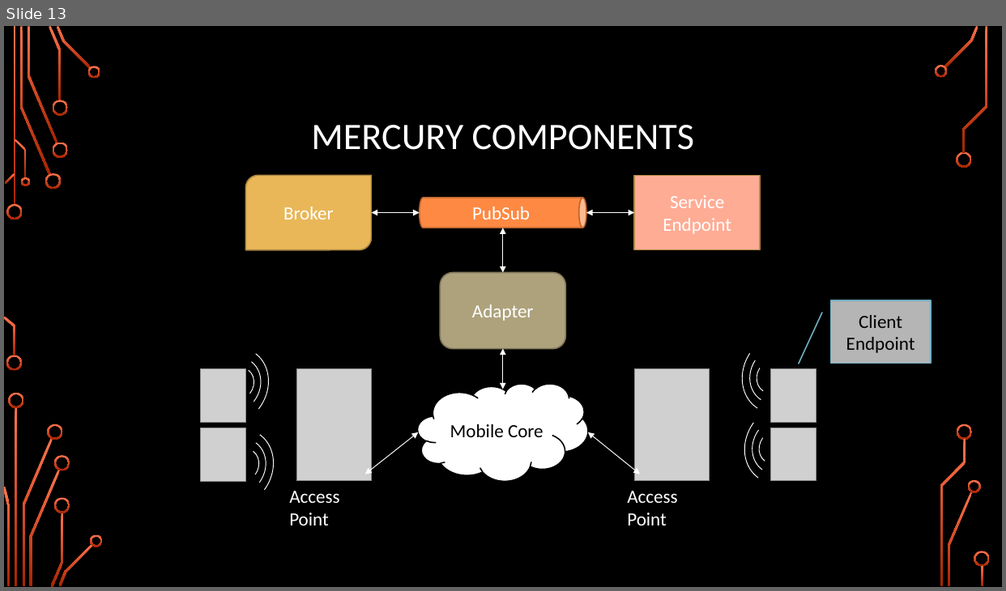
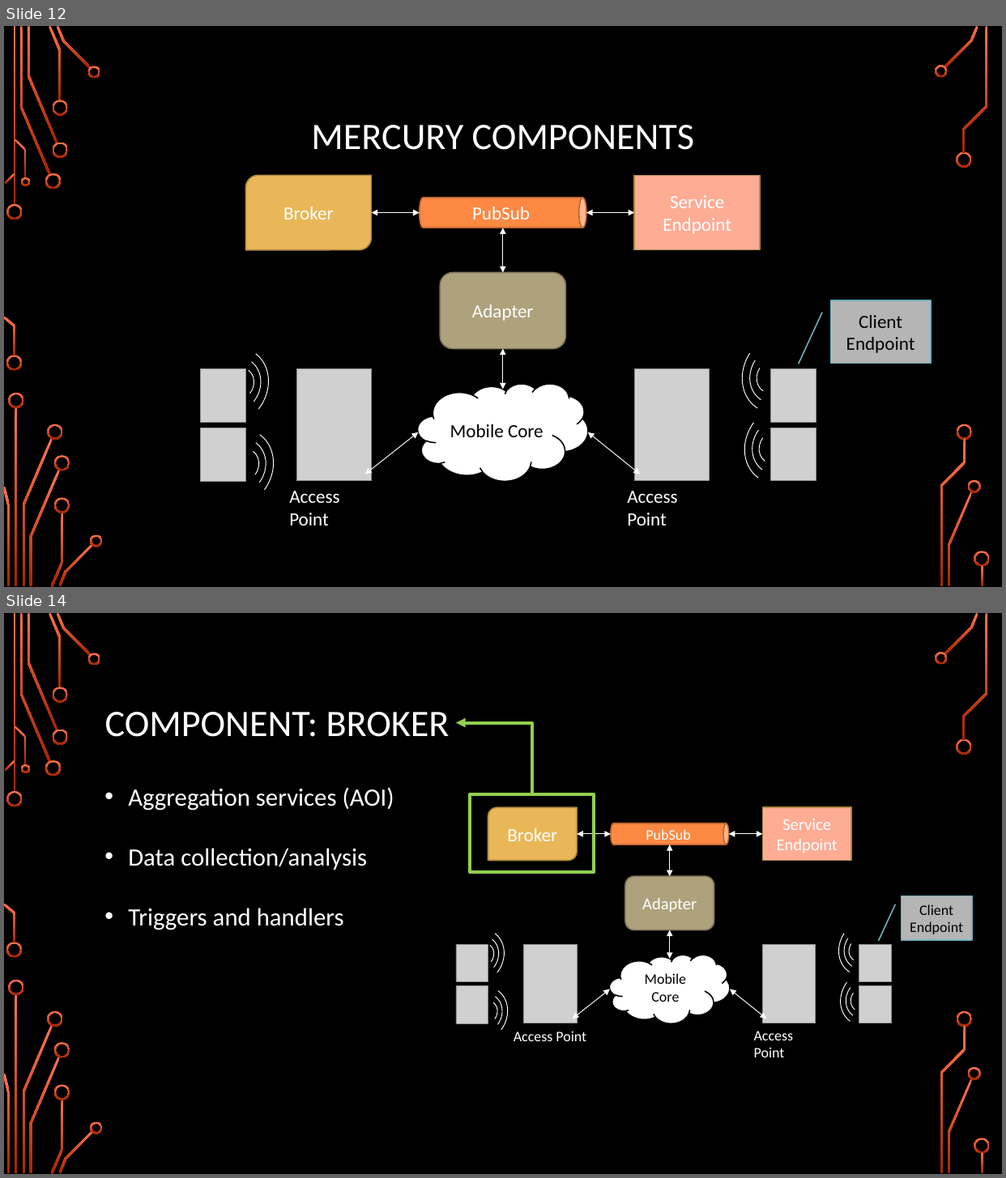
Before and after one commit to TejaKommineni/Mercury, a slide deck: presentation/Mercury-Part1.pptx. Shown one above the other, each under a label of ours: slide 13 before the commit, slides 12 and 14 after it; the slides between them are not shown. The pictures are 1006x591 and 1006x1178 pixels, drawn with LibreOffice and Linux fonts; fonts in the diff are those of the drawing; grey boxes stand for pictures; background and template pictures are left out. Boxes give left, top, right and bottom in pixels: in the first picture for what was removed or moved away, otherwise in the second. Text is boxed around its words. In the diff, an @@ line names an element or a change of style, - is before the commit and + after.

```diff
--- a/presentation/Mercury-Part1.pptx
+++ b/presentation/Mercury-Part1.pptx
@@ slide 14 added at <box>4,613,1002,1174</box>, background picture (left out); not listed: 36 template elements that a slide beside it also shows @@
@@ title added at <box>105,712,450,737</box>, 36 pt, text #FFFFFF @@
+COMPONENT: BROKER
@@ elbow arrow added from (532, 795) to (456, 723), #92D050 3 pt @@
@@ text added at <box>128,787,394,931</box>, 24 pt, text #FFFFFF @@
+• Aggregation services (AOI)
+• Data collection/analysis
+• Triggers and handlers
@@ rectangle added at <box>470,795,594,873</box>, outline #92D050 3 pt @@
@@ group added at <box>439,807,972,1058</box>: 12 arc (boxed as its full ellipse)s, 6 pictures, 5 double arrows, 2 texts, 1 round diag rect, 1 cylinder, 1 rounded rectangle, 1 elbow double arrow, 1 rectangle, 1 cloud, 1 border callout @@
+Broker
+PubSub
+Adapter
+Service Endpoint
+Mobile Core
+Access Point
+Access Point
+Client Endpoint
@@ what was slide 13 is now slide 12 @@
```
Also in this commit, not shown: 11 slides changed, 5 other slides added, 4 slides removed.
